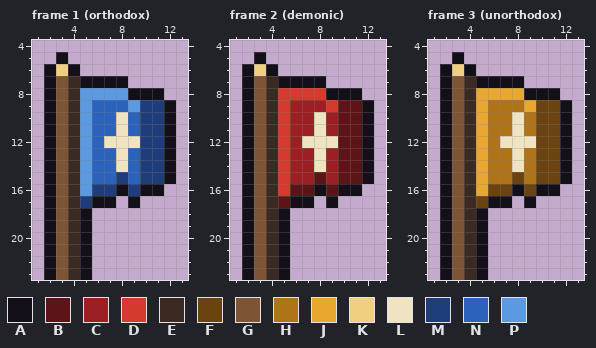
One commit to this pixel-art file: art/decorations/banner.aseprite. That is the earlier state.
16x24 pixels, 3 frames. Colours within 5 levels of each other are drawn and written as one. Shown: frame 1 (orthodox): x 1..13, y 4..23; frame 2 (demonic): x 1..13, y 4..23; frame 3 (unorthodox): x 1..13, y 4..23.
Palette (. is transparent): A #14101a  B #5c1418  C #9c1f24  D #d63a2f  E #3b2a22  F #6b4310  G #7d5535  H #b07418  J #e8a830  K #f0d080  L #efe3c2  M #1f3d7a  N #2b62bc  P #5b9ae0
The result:
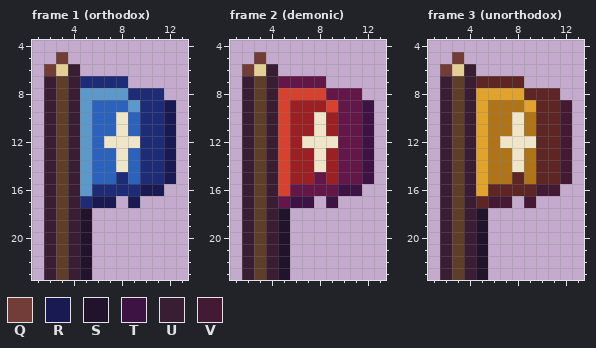
Colours new in this view: Q #723c37  R #1a1a53  S #22132c  T #3d1344  U #391d32  V #441933
Difference:
Colour B changes from #5c1418 to #631648.
Colour D changes from #d63a2f to #d6422e.
Colour F changes from #6b4310 to #5d2625.
Colour G changes from #7d5535 to #5e3d29.
Colour J changes from #e8a830 to #e2a32c.
Colour K changes from #f0d080 to #e3ce93.
Colour L changes from #efe3c2 to #efe5c9.
Colour M changes from #1f3d7a to #1e2b77.
Colour P changes from #5b9ae0 to #5c99ca.
Frame 1 (orthodox):
Colour A gives way to colour M in row 7 at x 5 to 8; in row 8 at x 9 to 11; in row 16 at x 8.
Colour A gives way to colour Q in row 5 at x 3; in row 6 at x 2.
Colour A gives way to colour R in rows 9 to 15 at x 12; in row 16 at x 10 to 11; in row 17 at x 6 to 7 and 9.
Colour A gives way to colour S in rows 18 to 23 at x 5.
Colour A gives way to colour U in row 6 at x 4; in rows 7 to 23 at x 2.
Colour E gives way to colour U in rows 7 to 23 at x 4.
Frame 2 (demonic):
Colour A gives way to colour B in row 7 at x 5 to 8; in row 8 at x 9 to 11; in row 16 at x 8.
Colour A gives way to colour Q in row 5 at x 3; in row 6 at x 2.
Colour A gives way to colour S in rows 18 to 23 at x 5.
Colour A gives way to colour T in rows 9 to 15 at x 12; in row 16 at x 10 to 11; in row 17 at x 6 to 7 and 9.
Colour A gives way to colour U in row 6 at x 4; in rows 7 to 23 at x 2.
Colour E gives way to colour U in rows 7 to 23 at x 4.
Frame 3 (unorthodox):
Colour A gives way to colour F in row 7 at x 5 to 8; in row 8 at x 9 to 11; in row 16 at x 8.
Colour A gives way to colour Q in row 5 at x 3; in row 6 at x 2.
Colour A gives way to colour S in rows 18 to 23 at x 5.
Colour A gives way to colour U in row 6 at x 4; in rows 7 to 23 at x 2.
Colour E gives way to colour U in rows 7 to 23 at x 4.
Colour A gives way to colour V in rows 9 to 15 at x 12; in row 16 at x 10 to 11; in row 17 at x 6 to 7 and 9.
Boxes around the changes in both pictures, in picture pixels (x1, y1, x2, y2):
changed: (44, 52, 176, 280)
changed: (242, 52, 374, 280)
changed: (440, 52, 572, 280)
